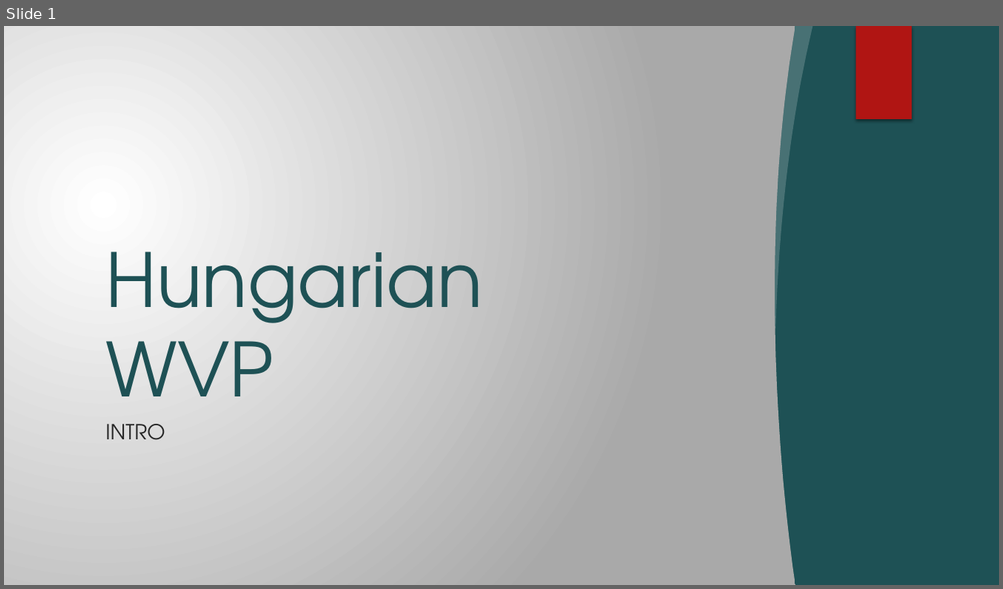
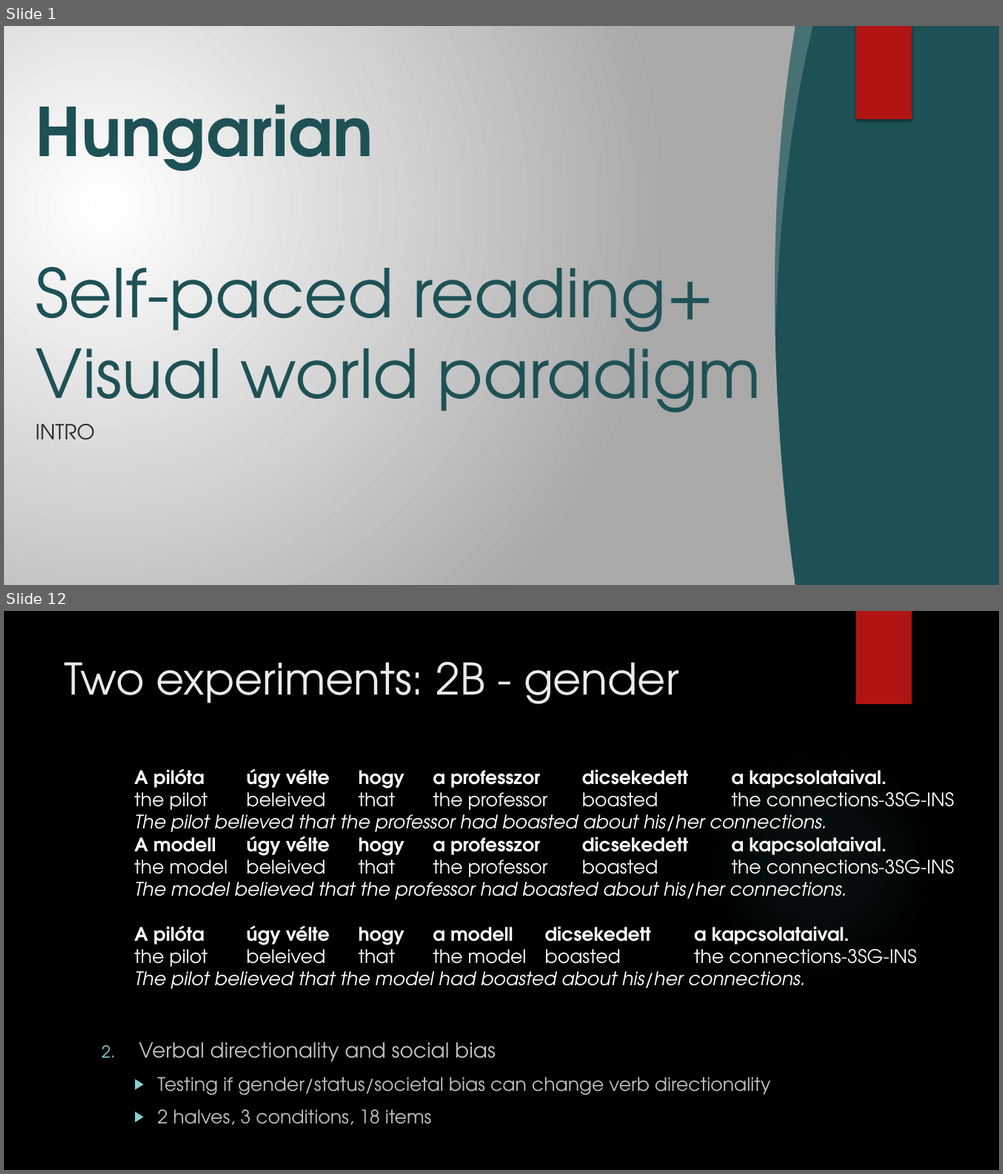
Before and after one commit to partigabor/pcibex-hun, a slide deck: hun.pptx. Shown one above the other, each under a label of ours: slide 1 before the commit, slides 1 and 12 after it; the slides between them are not shown. The pictures are 1003x589 and 1003x1174 pixels, drawn with LibreOffice and Linux fonts; fonts in the diff are those of the drawing; background and template pictures are left out. Boxes give left, top, right and bottom in pixels: in the first picture for what was removed or moved away, otherwise in the second. Text is boxed around its words. In the diff, an @@ line names an element or a change of style, - is before the commit and + after.

```diff
--- a/hun.pptx
+++ b/hun.pptx
@@ slide 12 added at <box>4,611,999,1170</box>, background picture (left out) @@
@@ rectangle added at <box>855,611,911,704</box>, fill #B01513 @@
@@ title added at <box>64,661,679,704</box>, 42 pt, text #EBEBEB @@
+Two experiments: 2B - gender
@@ ellipse added at <box>706,748,936,977</box>, fill gradient #50B9C1 @@
@@ text added at <box>134,769,953,989</box>, 18 pt, text #FFFFFF @@
+A pilóta úgy vélte hogy a professzor dicsekedett a kapcsolataival.
+the pilot beleived that the professor boasted the connections-3SG-INS
+The pilot believed that the professor had boasted about his/her connections.
+A modell úgy vélte hogy a professzor dicsekedett a kapcsolataival.
+the model beleived that the professor boasted the connections-3SG-INS
+The model believed that the professor had boasted about his/her connections.
+A pilóta úgy vélte hogy a modell dicsekedett a kapcsolataival.
+the pilot beleived that the model boasted the connections-3SG-INS
+The pilot believed that the model had boasted about his/her connections.
@@ text added at <box>139,1042,771,1125</box>, 18 pt, text #BFBFBF @@
+2. Verbal directionality and social bias
+  ▶ Testing if gender/status/societal bias can change verb directionality
+  ▶ 2 halves, 3 conditions, 18 items
@@ slide 1 changed as well @@
@@ title at <box>35,104,760,429</box>: text changed; size 72 to 64.8 pt @@
-Hungarian WVP
+Hungarian
+Self-paced reading+
+Visual world paradigm
@@ subtitle "INTRO": place and size @@
-subtitle "INTRO" at <box>105,424,165,440</box>
+subtitle "INTRO" at <box>35,424,94,440</box>
```
Also in this commit, not shown: 1 other slide changed, 16 other slides added, 2 slides removed, 1 other file.
